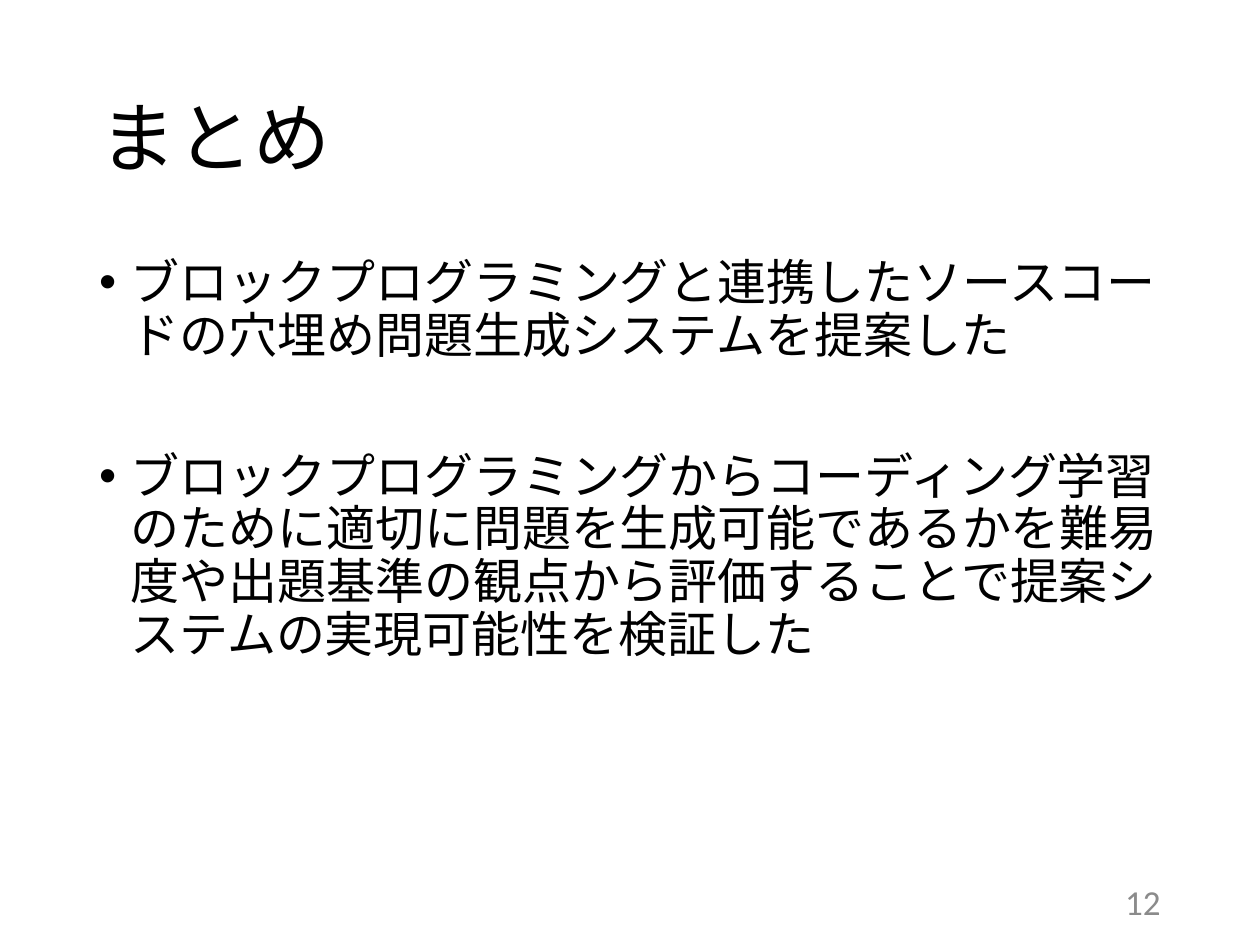
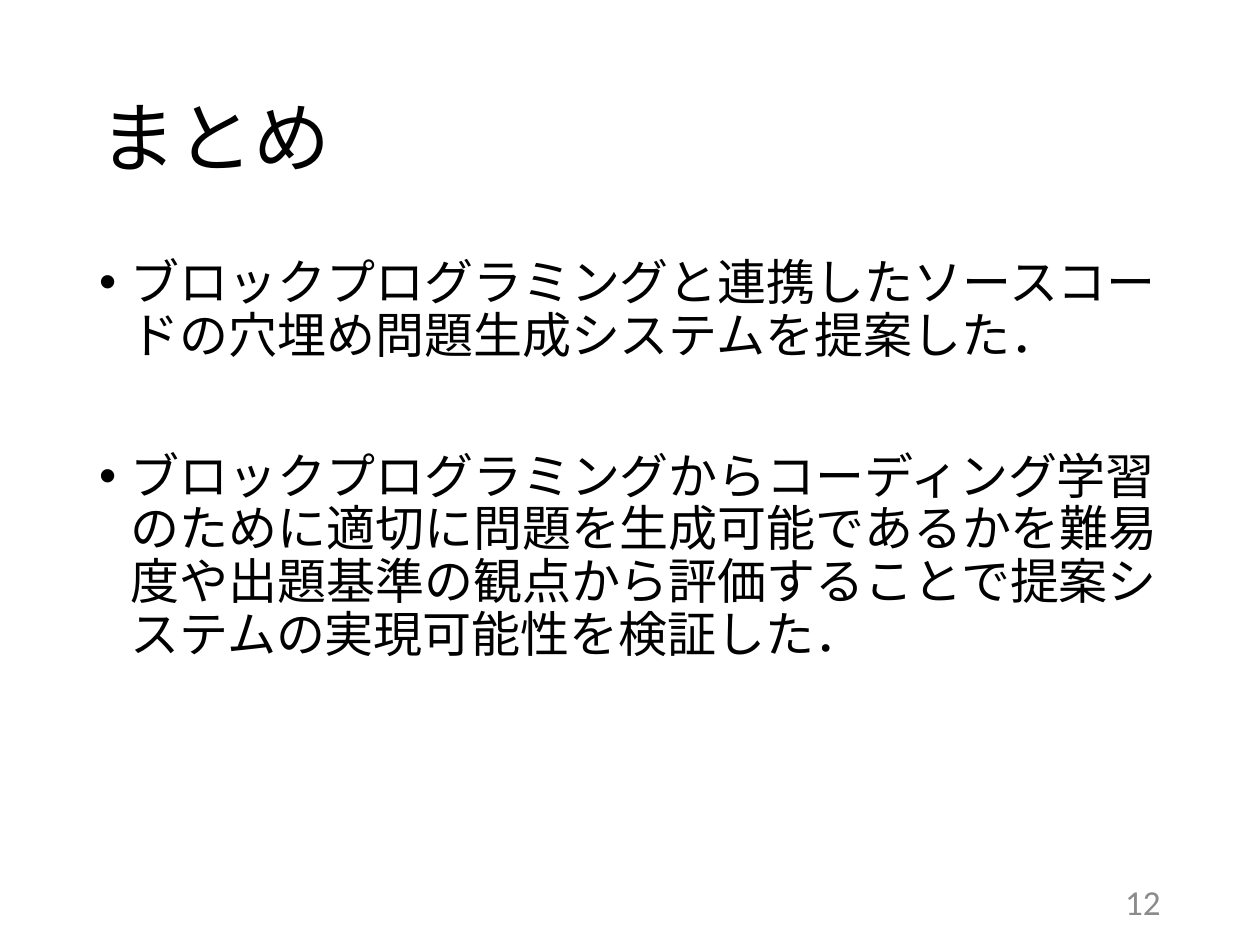
Before and after one commit to kait-takanolab/1821121-shimaoka-thesis, a slide deck: slide 12 of 1821121_shimaoka_thesis.pptx. Drawn at 1260x945 pixels with LibreOffice and Linux fonts; fonts in the diff are those of the drawing. Boxes give left, top, right and bottom in pixels: in the first picture for what was removed or moved away, otherwise in the second. Text is boxed around its words. In the diff, an @@ line names an element or a change of style, - is before the commit and + after.

```diff
--- a/1821121_shimaoka_thesis.pptx
+++ b/1821121_shimaoka_thesis.pptx
@@ text at (131, 258, 1158, 656): text changed @@
-• ブロックプログラミングと連携したソースコードの穴埋め問題生成システムを提案した
-• ブロックプログラミングからコーディング学習のために適切に問題を生成可能であるかを難易度や出題基準の観点から評価することで提案システムの実現可能性を検証した
+• ブロックプログラミングと連携したソースコードの穴埋め問題生成システムを提案した．
+• ブロックプログラミングからコーディング学習のために適切に問題を生成可能であるかを難易度や出題基準の観点から評価することで提案システムの実現可能性を検証した．
```
Also in this commit, not shown: 10 other slides changed, 2 slides added, 3 slides removed.
